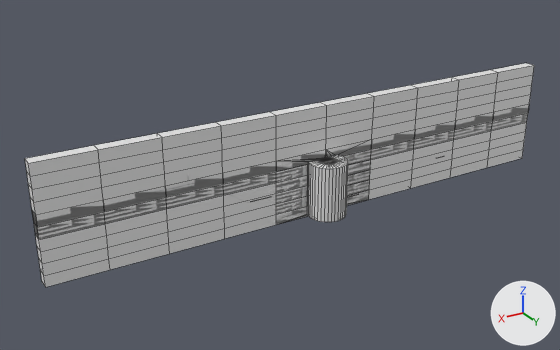
The FBX model StateOfAggregation/Assets/Models/stage1.fbx, before and after one commit.
The view is the same before and after, from a camera (50 mm lens) standing at (71.5, 104.7, 47.5) and looking at (7.7, -1.6, -5.6). Arrows for +X, +Y and +Z are at lower right; the lights stay in place. Mesh edges are drawn as thin lines on the coarser meshes. Where no turn or scale is listed for an object, it has been applied to the vertices. Vertices at the same position are counted once.

The first picture shows 'Walls'.
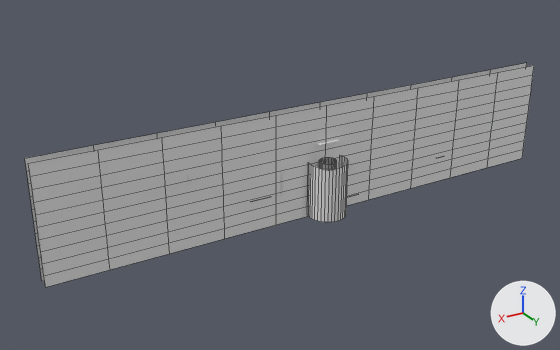
Commit message: fixed walls

Pixel boxes (x1, y1, x2, y2) of what changed, in the pictures (560 x 350 px):
part 1 of me_mesh_004, cut back: before (25, 63, 533, 286); after (321, 158, 326, 164)

The change, as a list of edits to the scene's bpy script:
```text
Change me_mesh_004:
    used by ob_walls; location = (0.0, 0.0, -3.6)
    remove me_mesh_004.from_pydata(...)  # 443 vertices, 570 faces; spans x -50.0..50.0, y -1.0..6.0, z -10.0..10.0
    add me_mesh_004.from_pydata(...)  # 388 vertices, 261 faces; spans x -50.0..50.0, y -1.0..6.0, z -10.0..10.0
    me_mesh_004 part 1
    79 vertices are removed from x -50.0..50.0, y -1.0..1.0, z -9.5..0.5
    316 faces are deleted
    24 vertices are added at x -2.5..3.5, y -0.9..0.7, z -9.5..0.5
    7 new faces join them
```
